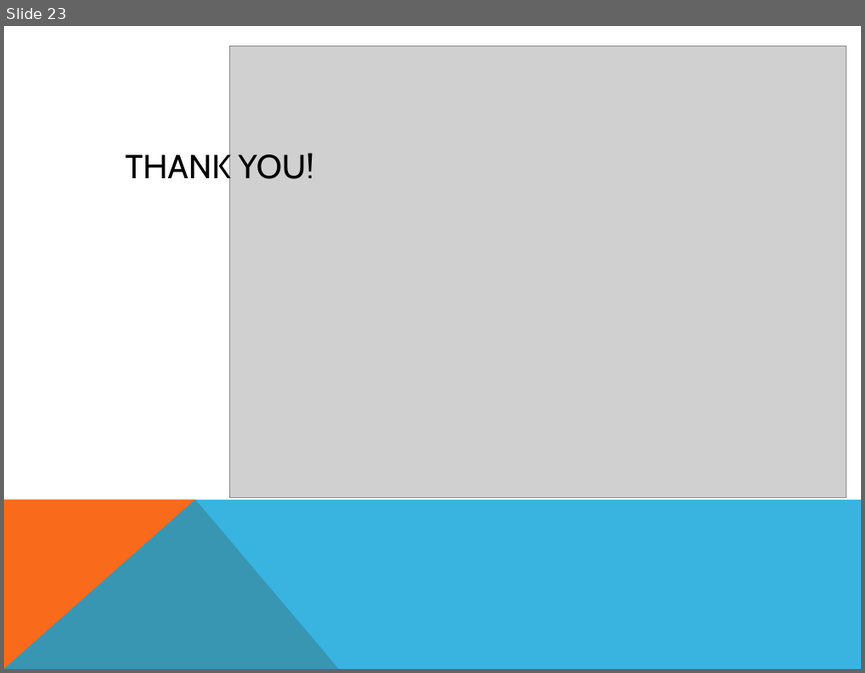
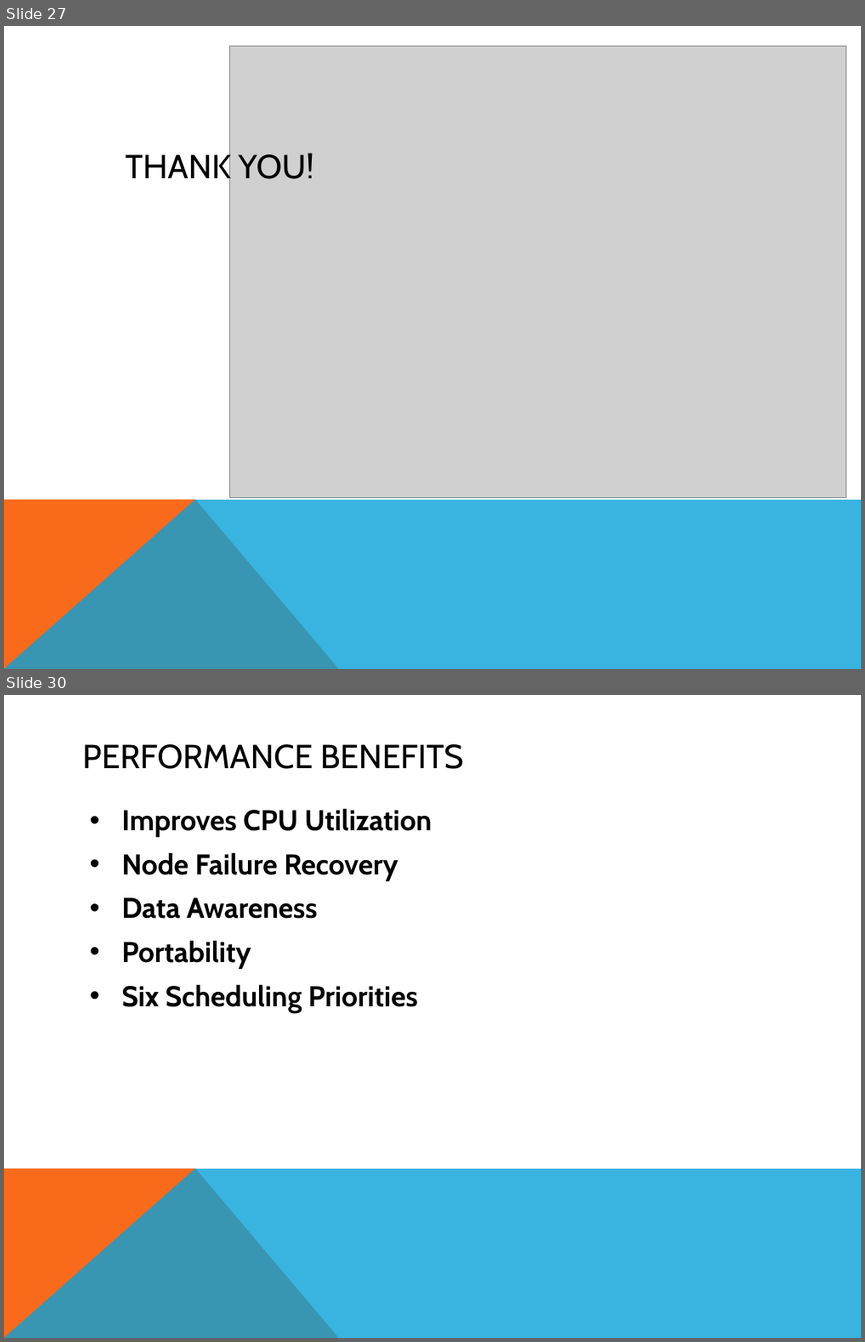
Before and after one commit to smessing/Hog, a slide deck: demo/demo.pptx. Shown one above the other, each under a label of ours: slide 23 before the commit, slides 27 and 30 after it; the slides between them are not shown. The pictures are 865x673 and 865x1342 pixels, drawn with LibreOffice and Linux fonts; fonts in the diff are those of the drawing; grey boxes stand for pictures. Boxes give left, top, right and bottom in pixels: in the first picture for what was removed or moved away, otherwise in the second. Text is boxed around its words. In the diff, an @@ line names an element or a change of style, - is before the commit and + after.

```diff
--- a/demo/demo.pptx
+++ b/demo/demo.pptx
@@ slide 30 added at box(4, 695, 861, 1338), background #FFFFFF; not listed: 2 template elements that a slide beside it also shows @@
@@ title added at box(82, 744, 464, 769), 28 pt, text #000000 @@
+PERFORMANCE BENEFITS
@@ text added at box(122, 808, 432, 1013), 24 pt, text #000000, bold @@
+• Improves CPU Utilization
+• Node Failure Recovery
+• Data Awareness
+• Portability
+• Six Scheduling Priorities
@@ what was slide 23 is now slide 27 @@
```
Also in this commit, not shown: 1 slide changed, 6 other slides added.
